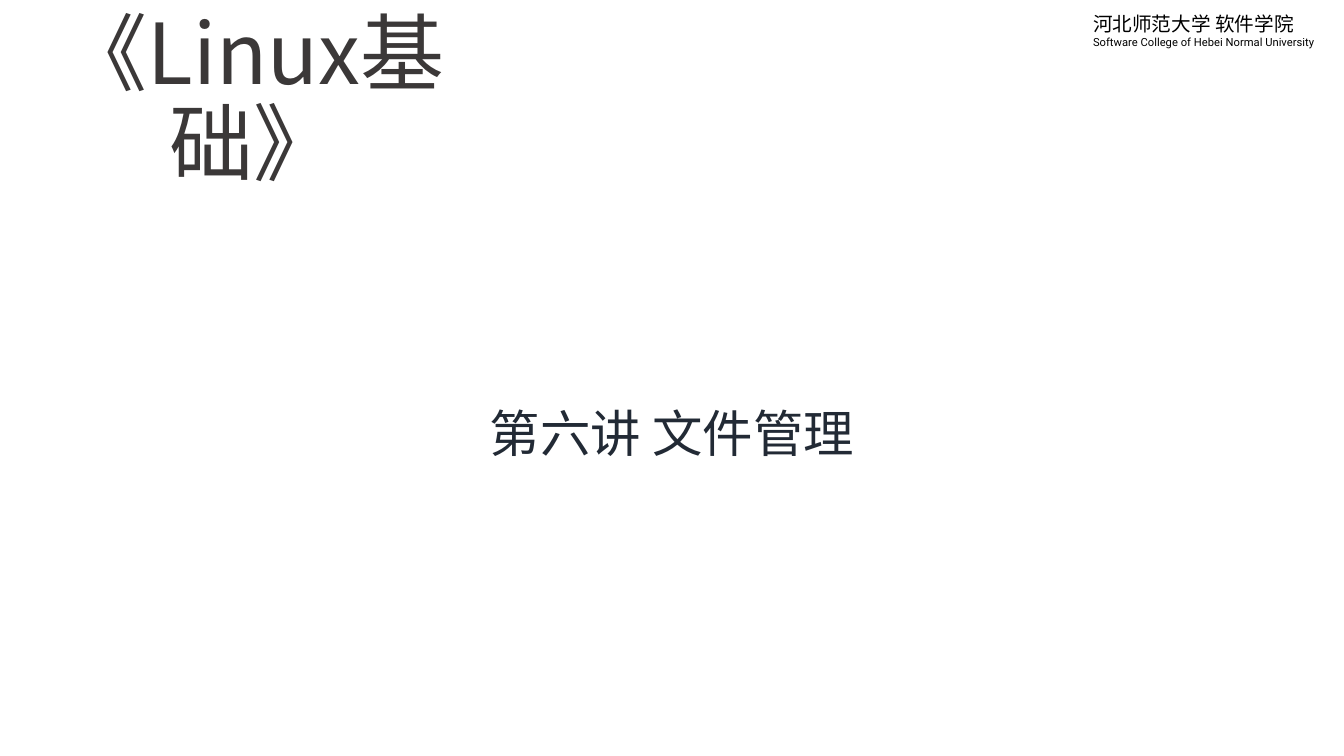
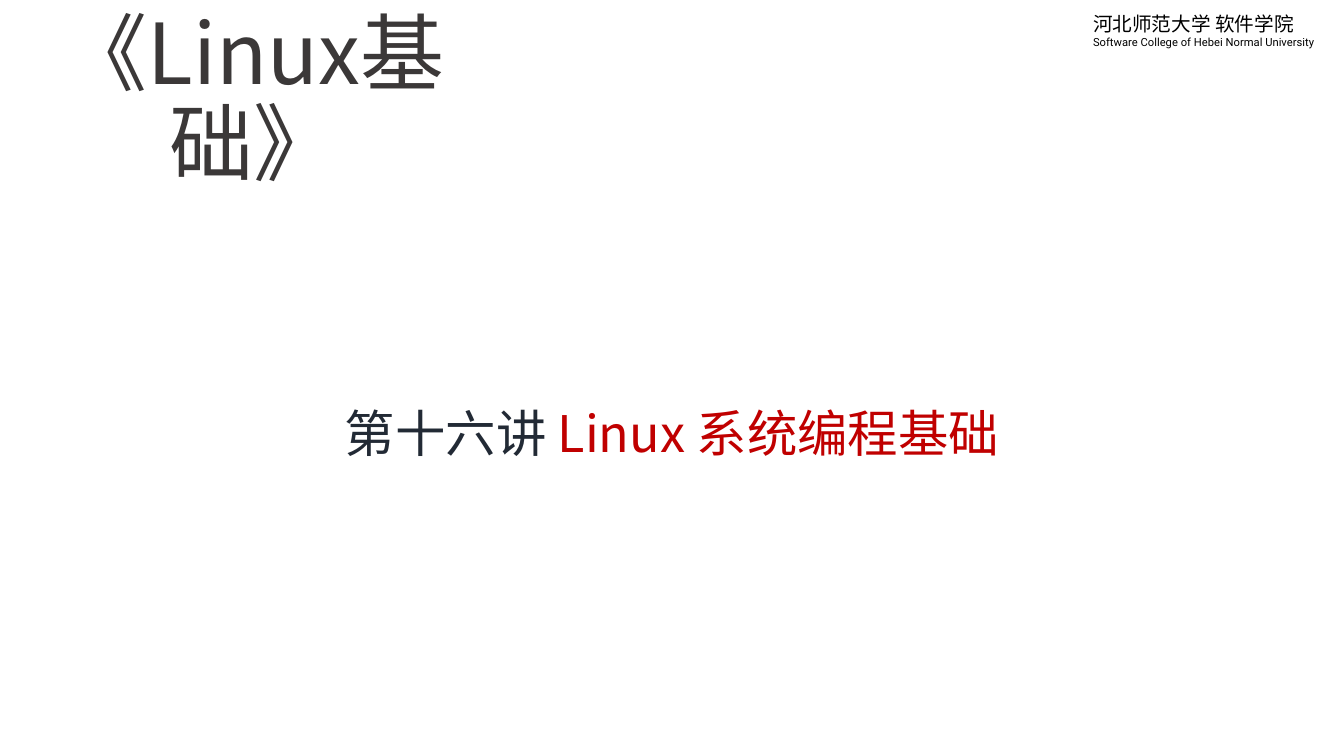
Before and after one commit to edu2act/course-linux-system, a slide deck: slide 1 of materials/slides/ch16-linux-system-programming.pptx. Drawn at 1344x756 pixels with LibreOffice and Linux fonts; fonts in the diff are those of the drawing; background and template pictures are left out. Boxes give left, top, right and bottom in pixels: in the first picture for what was removed or moved away, otherwise in the second. Text is boxed around its words. In the diff, an @@ line names an element or a change of style, - is before the commit and + after.

```diff
--- a/materials/slides/ch16-linux-system-programming.pptx
+++ b/materials/slides/ch16-linux-system-programming.pptx
@@ subtitle at (x1=345, y1=409, x2=999, y2=456): text changed; text colour #222A35 to #C00000 @@
-第六讲 文件管理
+第十六讲 Linux 系统编程基础
```
Also in this commit, not shown: 4 other slides changed, 5 slides added, 8 other files.
